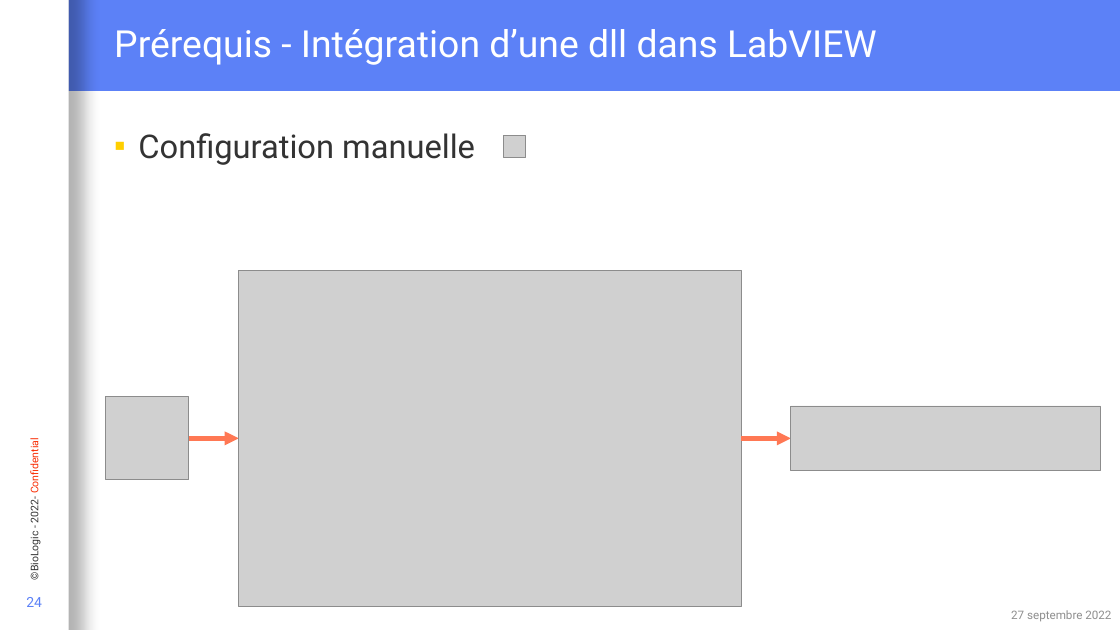
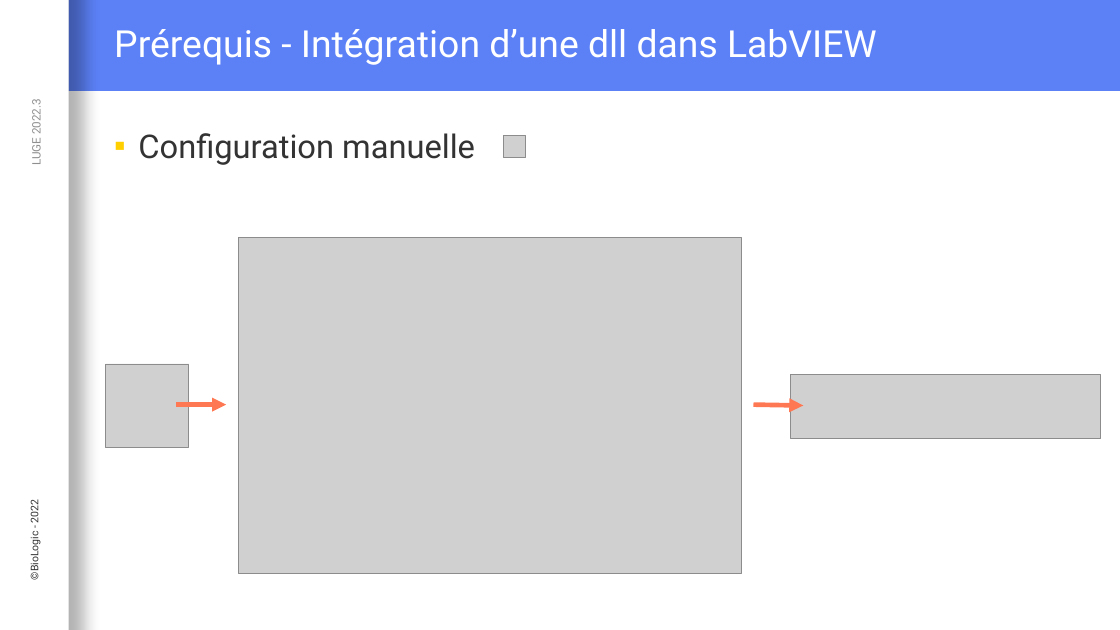
Before and after one commit to Loysse/PostLVUserEvent_Demo, a slide deck: slide 24 of Interaction événementielle entre du code C et LabVIEW.pptx. Drawn at 1120x630 pixels with LibreOffice and Linux fonts; fonts in the diff are those of the drawing; grey boxes stand for pictures; background and template pictures are left out. Boxes give left, top, right and bottom in pixels: in the first picture for what was removed or moved away, otherwise in the second. Text is boxed around its words. In the diff, an @@ line names an element or a change of style, - is before the commit and + after.

```diff
--- a/Interaction événementielle entre du code C et LabVIEW.pptx
+++ b/Interaction événementielle entre du code C et LabVIEW.pptx
@@ text added at (x1=29, y1=102, x2=44, y2=164), 10 pt, text #909090 @@
+LUGE 2022.3
@@ picture moved from (x1=239, y1=271, x2=741, y2=607) to (x1=239, y1=238, x2=741, y2=574) @@
@@ picture moved from (x1=106, y1=397, x2=189, y2=480) to (x1=106, y1=364, x2=189, y2=447) @@
@@ picture moved from (x1=791, y1=406, x2=1102, y2=471) to (x1=791, y1=374, x2=1102, y2=439) @@
@@ arrow moved from (189, 439) - (239, 439) to (176, 405) - (226, 405) @@
@@ arrow moved from (741, 439) - (791, 439) to (754, 405) - (803, 406) @@
@@ text at (x1=27, y1=502, x2=41, y2=579): text changed @@
-©BioLogic - 2022- Confidential
+©BioLogic - 2022
@@ page number removed at (x1=26, y1=597, x2=42, y2=607) @@
-24
@@ text removed at (x1=1011, y1=610, x2=1111, y2=621) @@
-27 septembre 2022
```
Also in this commit, not shown: 27 other slides changed, 7 slides added, 6 slides removed.
